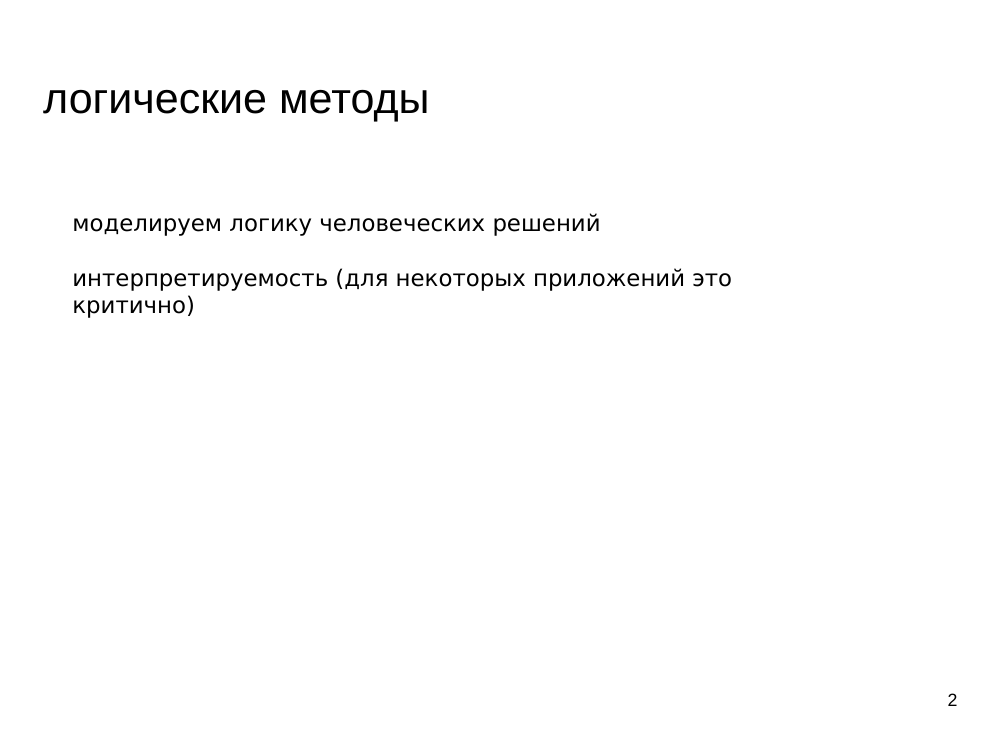
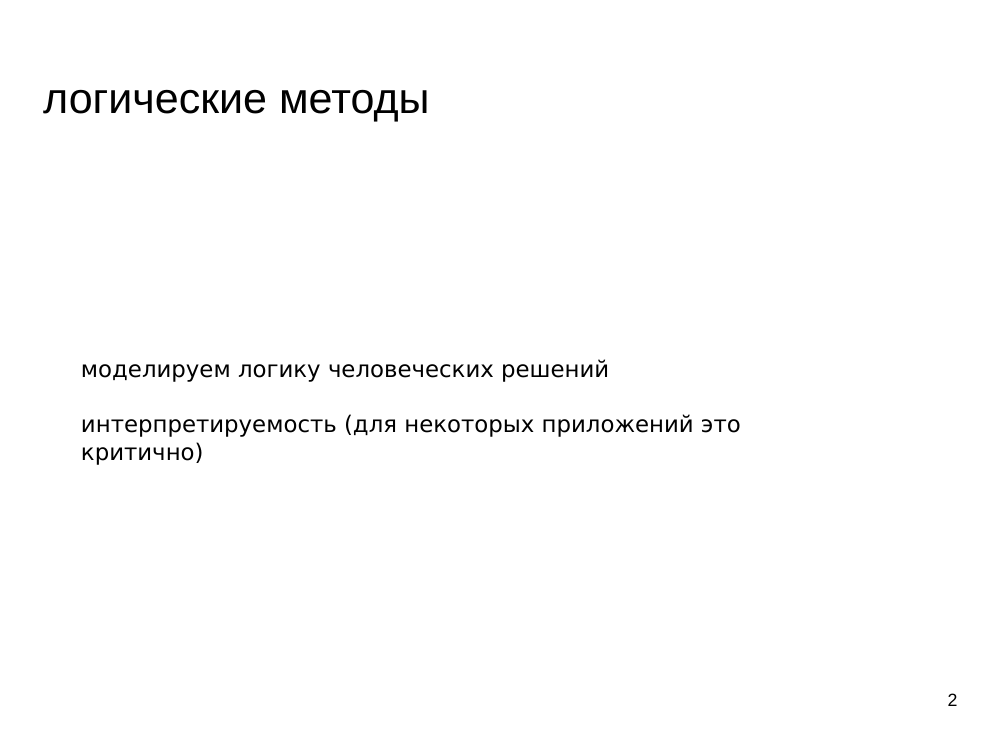
Before and after one commit to mechanoid5/ml_lectorium_legacy, a slide deck: slide 2 of 08-logical.odp. Drawn at 1008x756 pixels with LibreOffice and Linux fonts; fonts in the diff are those of the drawing; background and template pictures are left out. Boxes give left, top, right and bottom in pixels: in the first picture for what was removed or moved away, otherwise in the second. Text is boxed around its words. In the diff, an @@ line names an element or a change of style, - is before the commit and + after.

```diff
--- a/08-logical.odp
+++ b/08-logical.odp
@@ text "моделируем логику человеческих решений": place and size @@
-text "моделируем логику человеческих решений" at bbox=[72, 213, 732, 318]
+text "моделируем логику человеческих решений" at bbox=[81, 359, 741, 465]
```
Also in this commit, not shown: 9 other slides changed, 21 slides added, 6 other files.
